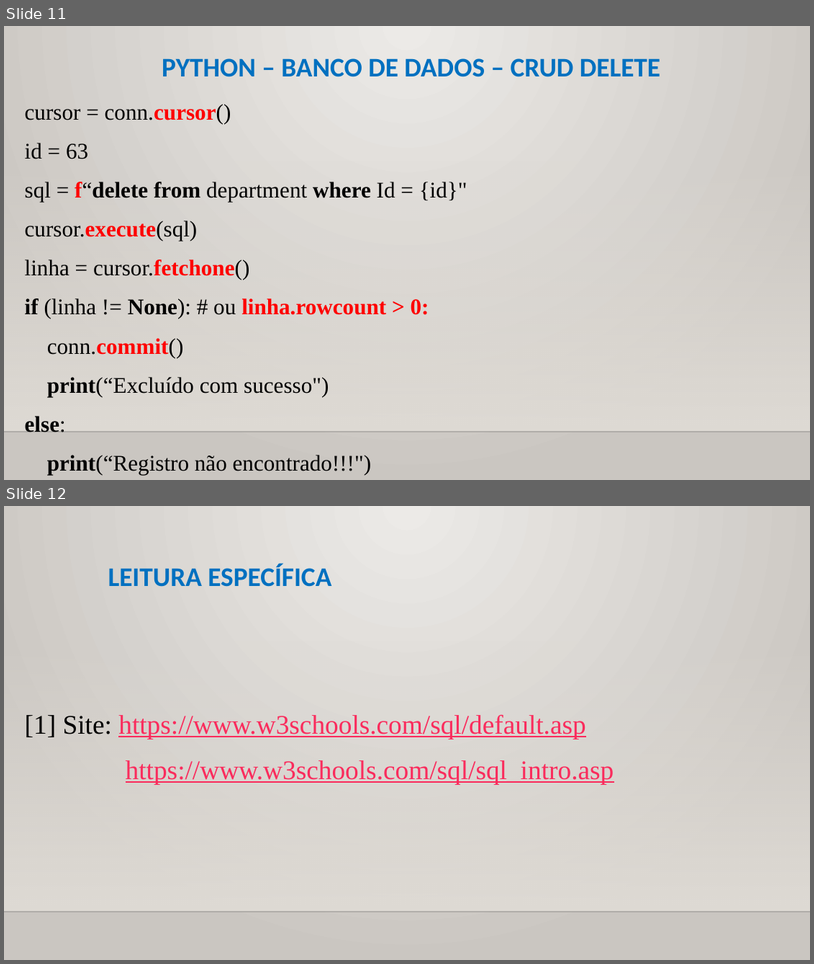
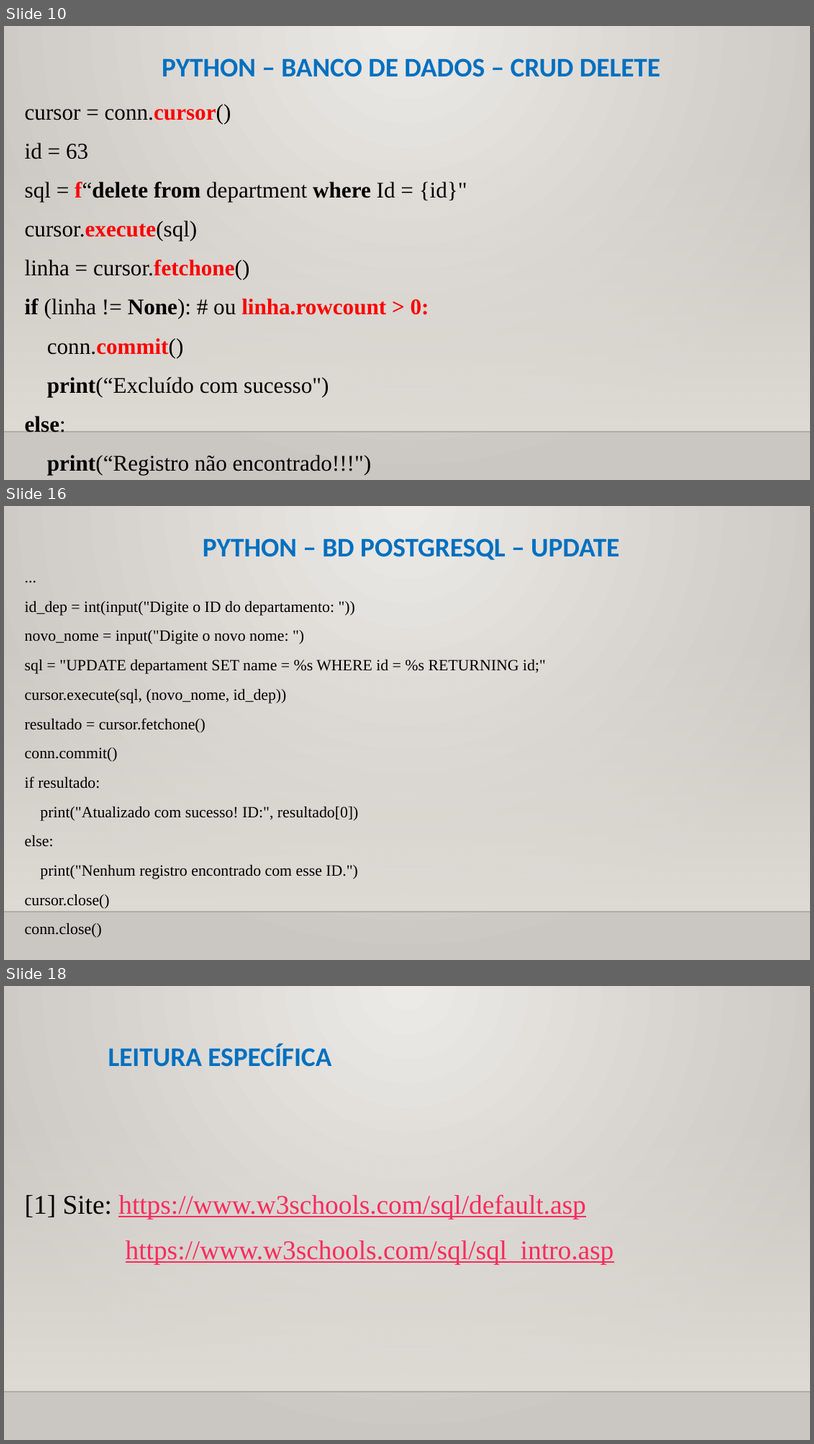
Before and after one commit to CloudEducationBrazil/WydenUniRuyPythonRAD, a slide deck: 01 Classes/Aula 12, 13 RAD Python - Banco de Dados.pptx. Shown one above the other, each under a label of ours: slides 11 and 12 before the commit, slides 10, 16 and 18 after it; the slides between them are not shown. The pictures are 814x964 and 814x1444 pixels, drawn with LibreOffice and Linux fonts; fonts in the diff are those of the drawing; background and template pictures are left out. Boxes give left, top, right and bottom in pixels: in the first picture for what was removed or moved away, otherwise in the second. Text is boxed around its words. In the diff, an @@ line names an element or a change of style, - is before the commit and + after.

```diff
--- a/01 Classes/Aula 12, 13 RAD Python - Banco de Dados.pptx
+++ b/01 Classes/Aula 12, 13 RAD Python - Banco de Dados.pptx
@@ slide 16 added at bbox=[4, 506, 810, 960], background picture (left out); not listed: 2 template elements that a slide beside it also shows @@
@@ title added at bbox=[203, 538, 620, 560], 24 pt, text #0070C0, bold @@
+PYTHON – BD POSTGRESQL – UPDATE
@@ text added at bbox=[25, 601, 546, 937], 14 pt, text #000000 @@
+...
+id_dep = int(input("Digite o ID do departamento: "))
+novo_nome = input("Digite o novo nome: ")
+sql = "UPDATE departament SET name = %s WHERE id = %s RETURNING id;"
+cursor.execute(sql, (novo_nome, id_dep))
+resultado = cursor.fetchone()
+conn.commit()
+if resultado:
+print("Atualizado com sucesso! ID:", resultado[0])
+else:
+print("Nenhum registro encontrado com esse ID.")
+cursor.close()
+conn.close()
@@ what was slide 11 is now slide 10 @@
@@ what was slide 12 is now slide 18 @@
```
Also in this commit, not shown: 5 slides changed, 5 other slides added.
